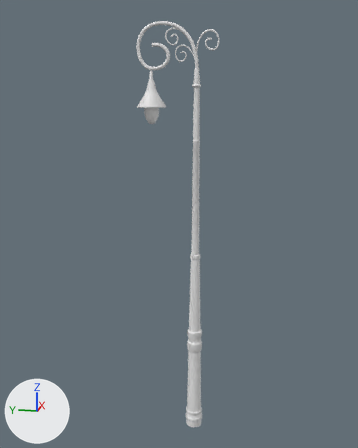
An edit to the FBX model Assets/Models/Environment/Lamp.fbx, drawn before and after from the same camera.
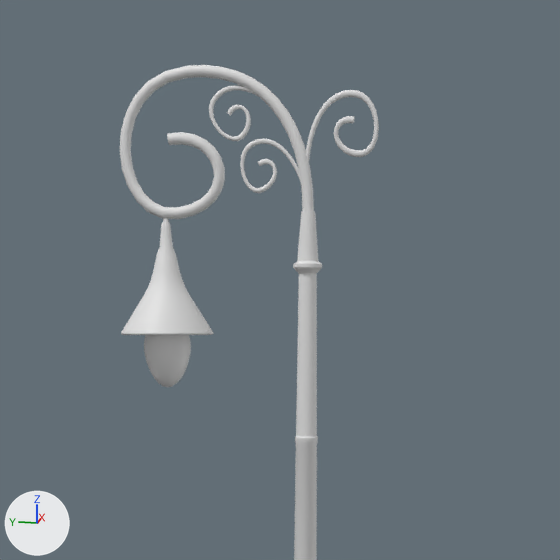
Each version is shown whole from a camera (50 mm lens) standing at (-2.52, -0.42, 1.83) and looking at (0.02, 0.09, 1.19), then close up on the part from 27% to 78% of the width and 0% to 40% of the height. The lights are fixed; the arrows at lower left show +X, +Y and +Z. Vertices at the same position are counted once.

In view in the first close-up: 'Lamp'.
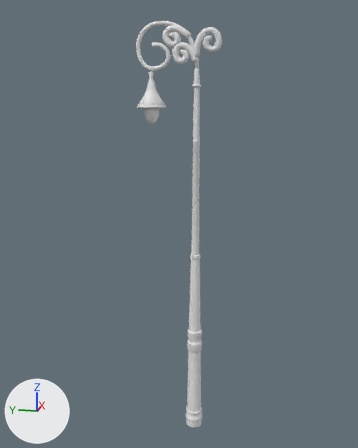
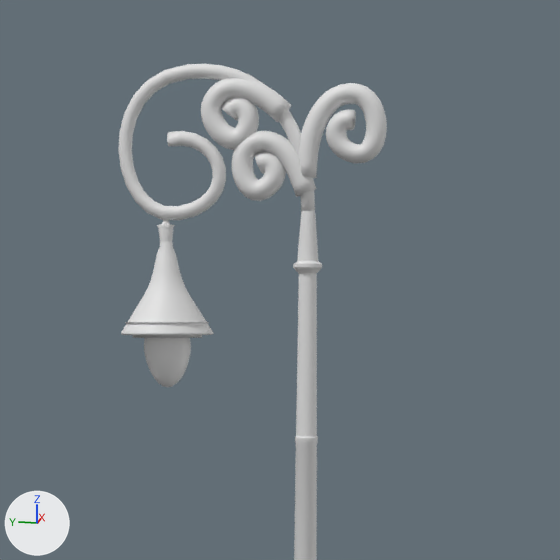
Where the change shows, as pixel boxes (x1, y1, x2, y2) in the close-ups (560 x 560 px):
'Lamp', reshaped
    before: (120, 65, 379, 560)
    after: (118, 64, 387, 560)
part 1 of me_sphere, added
    after: (125, 224, 209, 338)
part 2 of me_sphere, added
    after: (118, 64, 387, 220)

What the commit changed:
me_sphere is used by ob_lamp; location (0.0, 0.0, 0.0).
me_sphere had 3666 vertices, 3668 faces and spanned x -0.08..0.08, y -0.11..0.31, z 0.0..2.21.
me_sphere now has 7428 vertices, 7528 faces and spans x -0.08..0.08, y -0.12..0.31, z 0.0..2.21.
me_sphere part 1: a new loose piece of 448 vertices spanning x -0.07..0.07, y 0.16..0.3, z 1.8..1.97, in mat_material (its picture is missing).
me_sphere part 2: 1872 vertices added at x -0.02..0.02, y -0.12..0.31, z 1.98..2.21.
